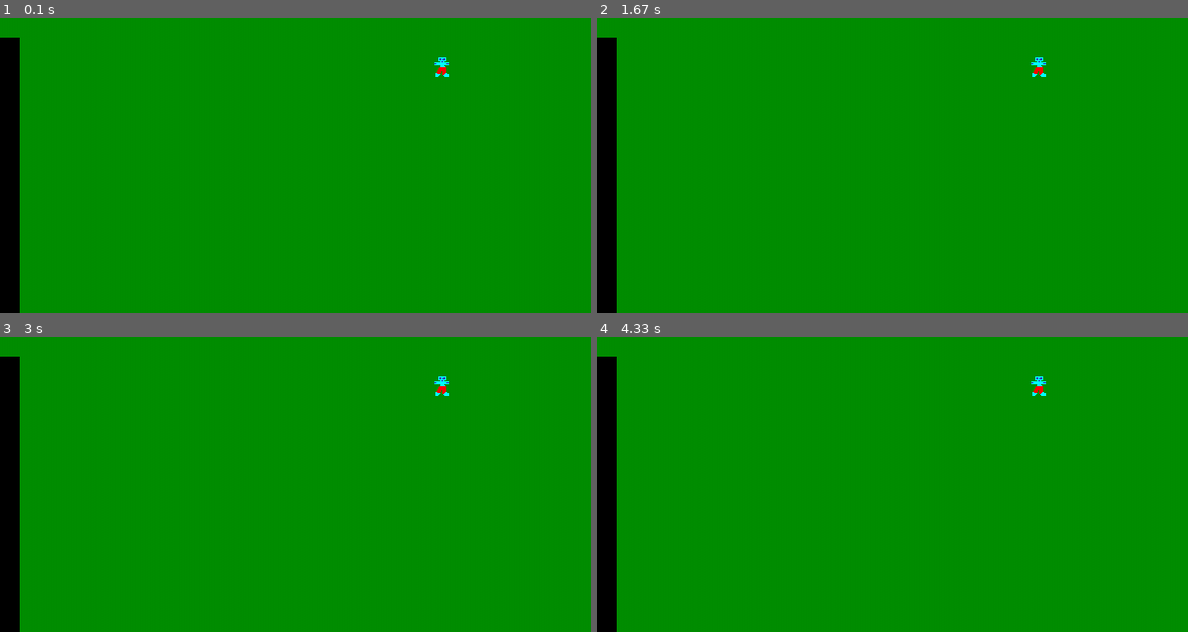
Above: before the commit, frames 1-4 (two rows, left to right).
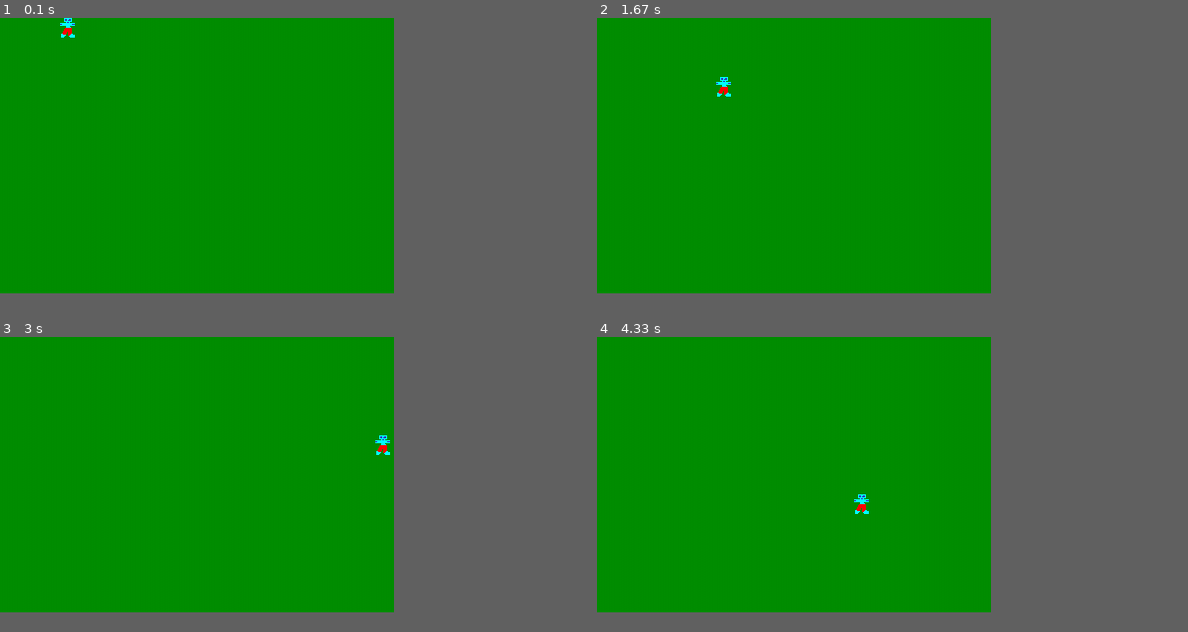
Above: after the commit, the same moments.

Repository: cajlarsson/village
Game: pygame game, started from src/village.py
Two runs of this game, one before a commit and one after it. Both use one fixed random seed, a clock stepped at 60 frames per second and the inputs below.
Inputs:
- Up to frame 1 (0.1 s): no input
- Up to frame 2 (1.67 s): no input
- Up to frame 3 (3 s): no input
- Up to frame 4 (4.33 s): no input
In our replay, the window is 600x300 before the commit and 400x280 after it. These sizes can differ from the game's own. Grey fills any space a smaller window leaves; there, only what the larger window draws over its background counts as a difference.

The runs differ from the first frame. In frame 1, 3.3% of the frame differs, in the area x 0-76%, y 0-100%; in frame 2, 3.3%; in frame 3, 3.3%; in frame 4, 3.3%.

Commit message:
Fixat lite småfel och fixat så en gubbe kan röra sig lite

Diff:
--- a/src/game/tile.py
+++ b/src/game/tile.py
@@ -5,14 +5,14 @@
         self.bottomsprite = bottom
         self.topsprite = top
 
-    def set_topsprite(sprite):
+    def set_topsprite(self, sprite):
         self.topsprite = sprite
         self.dirty = 1
 
     def get_topsprite(self):
         return self.topsprite
 
-    def set_bottomsprite(sprite):
+    def set_bottomsprite(self, sprite):
         self.bottomsprite = sprite
         self.dirty = 1
 
--- a/src/village.py
+++ b/src/village.py
@@ -4,12 +4,12 @@
 from pygame.locals import *
 
 pygame.init()
-width = 30
-height = 15
+width = 20
+height = 14
 side = 20
 screen = pygame.display.set_mode([width * side, height * side])
 
-pos = 80
+pos = 0
 bild1 = pygame.image.load("../res/test-alien.png")
 bild1 = pygame.Surface.convert_alpha(bild1)
 
@@ -23,14 +23,25 @@
     else:
         tiles.append(tile(bild2))
 
-
 clock = pygame.time.Clock()
 
-while pygame.event.poll().type != KEYDOWN:
+def draw(screen):
     for y in range(height):
         for x in range(width):
-            tiles[y*(width-1)+x].blit(screen,[side*x, side*y])
+            tiles[y*(width)+x].blit(screen,[side*x, side*y])
+    pygame.display.flip()
 
-    pygame.display.flip()
-    print(clock.get_fps())
+
+def game(pos):
+    sprite = tiles[pos%(height*width)].get_topsprite()
+    tiles[pos%(height*width)].set_topsprite(None)
+    pos += 1
+    tiles[pos%(height*width)].set_topsprite(sprite)
+
+    return pos
+
+
+while (pygame.event.poll().type != KEYDOWN):
+    draw(screen)
+    pos = game(pos)
     clock.tick(40)
